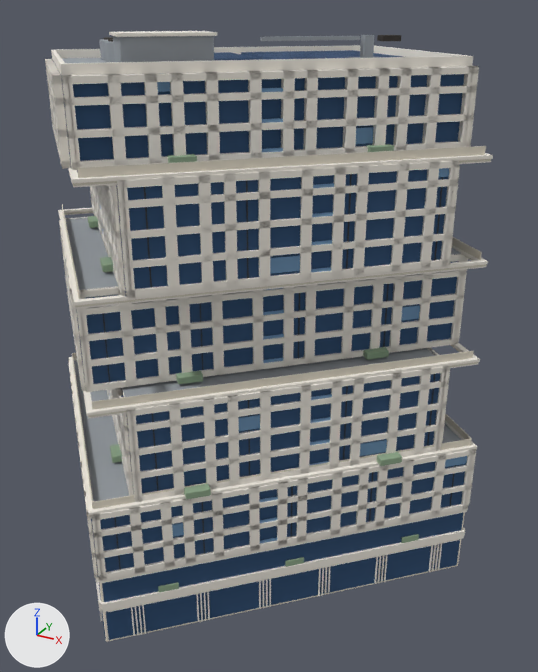
Two versions of the Blender file artifacts/one-steuart-lane/one-steuart-lane.blend, one commit apart.
Both versions are drawn from a 50 mm lens placed at (47.2, -80.1, 69.2), pointed at (3.3, -0.3, 29.3). Every picture has the same lights, and +X, +Y and +Z are marked at lower left. The older version comes first.

In view in the first picture: 'A_se_glass', 'B_se_glass', 'C_se_glass', 'D_se_glass', 'E_se_glass', 'parapet', 'se_am', 'se_band', 'se_store', 'terr1_se_rail', 'terr3_se_rail', 'volA' and 301 more.
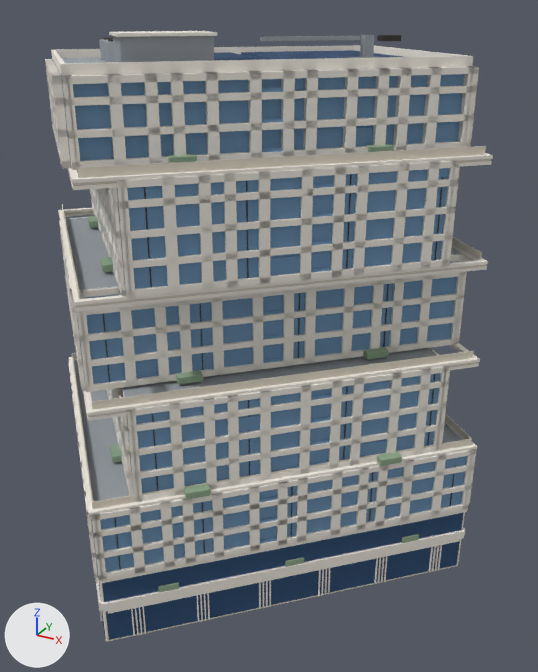
Changed parts and their boxes (x1, y1, x2, y2) in the pictures (538 x 672 px):
'D_se_glass', recoloured (dark blue to blue): (117, 169, 448, 289) in both
'E_se_glass', recoloured (dark blue to blue): (73, 74, 464, 161) in both
'C_se_glass', recoloured (dark blue to blue): (86, 277, 457, 384) in both
'B_se_glass', recoloured (dark blue to blue): (136, 373, 440, 493) in both
'A_se_glass', recoloured (dark blue to blue): (100, 461, 466, 572) in both
'terr2_glow', unchanged, uncovered by the edit: before (65, 213, 486, 309); after (65, 213, 487, 311)

Diff of the bpy script that builds the scene:
```diff
--- a/artifacts/one-steuart-lane/one-steuart-lane.blend.py
+++ b/artifacts/one-steuart-lane/one-steuart-lane.blend.py
@@ me_a_se_glass @@
 me_a_se_glass.from_pydata(...)  # 8 vertices, 6 faces; spans x -2.1..31.1, y -30.9..2.6, z 9.8..18.7
-me_a_se_glass.materials.append(mat_toy_glass)  # dark blue #2a4d73
+me_a_se_glass.materials.append(mat_toy_glassl)  # blue #6f95b8
@@ me_b_se_glass @@
 me_b_se_glass.from_pydata(...)  # 8 vertices, 6 faces; spans x 0.8..27.4, y -27.0..-0.3, z 19.1..30.7
-me_b_se_glass.materials.append(mat_toy_glass)  # dark blue #2a4d73
+me_b_se_glass.materials.append(mat_toy_glassl)  # blue #6f95b8
@@ me_c_se_glass @@
 me_c_se_glass.from_pydata(...)  # 8 vertices, 6 faces; spans x -5.3..26.7, y -26.4..5.8, z 31.0..42.6
-me_c_se_glass.materials.append(mat_toy_glass)  # dark blue #2a4d73
+me_c_se_glass.materials.append(mat_toy_glassl)  # blue #6f95b8
@@ me_d_se_glass @@
 me_d_se_glass.from_pydata(...)  # 8 vertices, 6 faces; spans x 1.0..26.2, y -25.8..-0.4, z 43.0..54.5
-me_d_se_glass.materials.append(mat_toy_glass)  # dark blue #2a4d73
+me_d_se_glass.materials.append(mat_toy_glassl)  # blue #6f95b8
@@ me_e_se_glass @@
 me_e_se_glass.from_pydata(...)  # 8 vertices, 6 faces; spans x -5.4..25.1, y -24.8..5.9, z 54.9..63.5
-me_e_se_glass.materials.append(mat_toy_glass)  # dark blue #2a4d73
+me_e_se_glass.materials.append(mat_toy_glassl)  # blue #6f95b8
```
